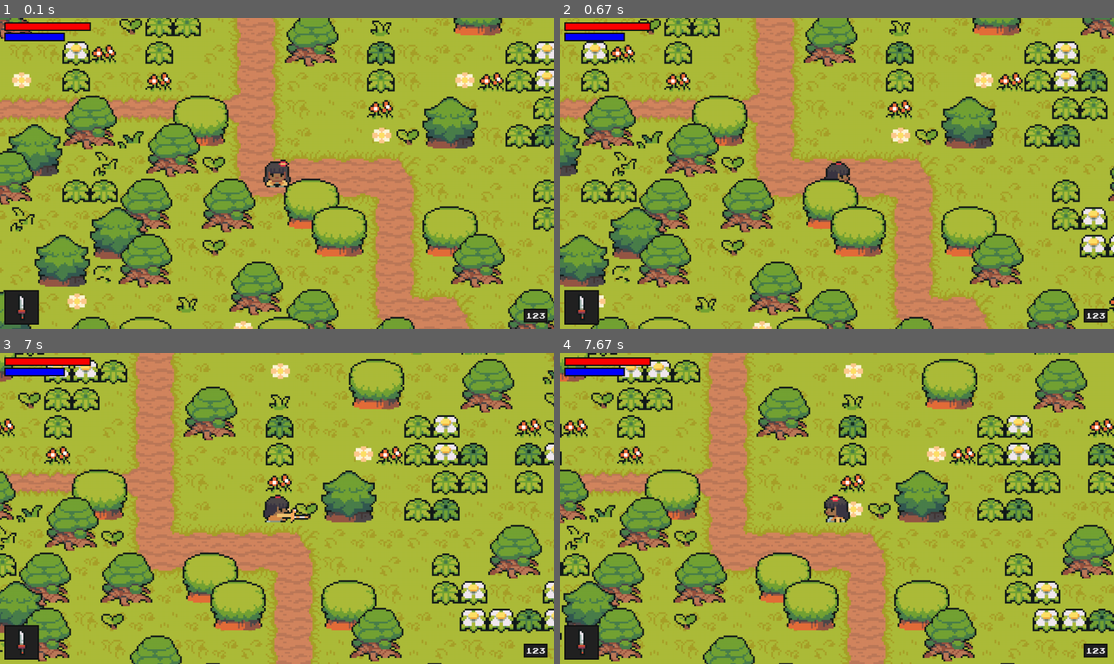
Above: before the commit, frames 1-4 (two rows, left to right).
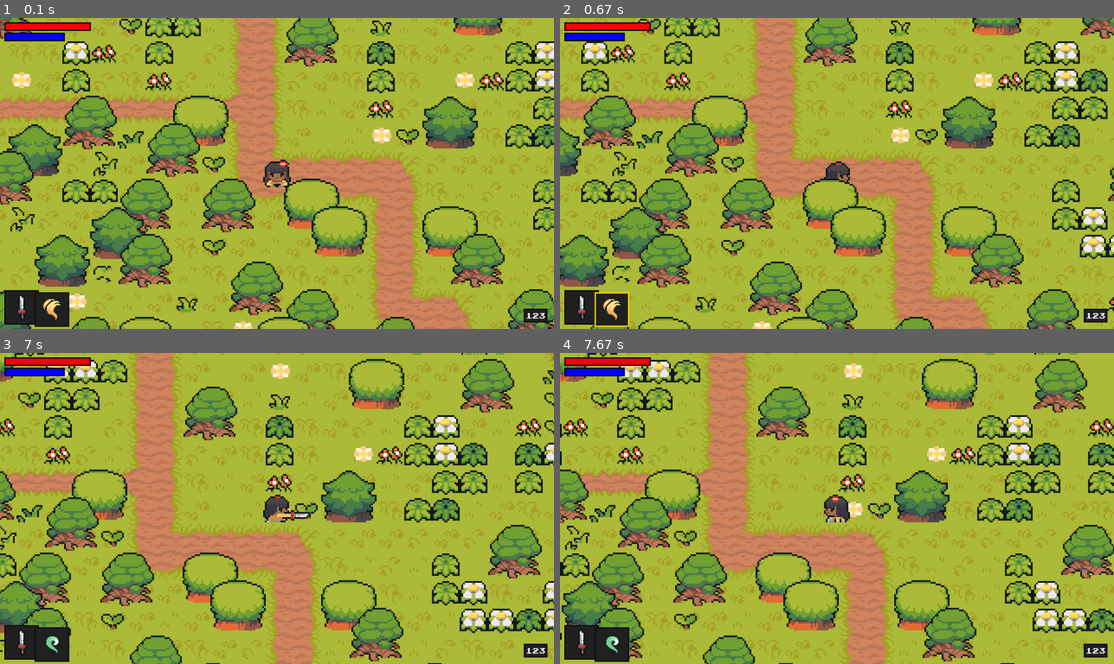
Above: after the commit, the same moments.

Repository: Millurr/twod_pygame
Game: pygame game, started from code/main.py
Same seed, same stepped clock (60 frames per second), same inputs: the game is played once before the commit and once after it.
Inputs:
- Up to frame 1 (0.1 s): no input
- Up to frame 2 (0.67 s): hold E from 0.33 s (still down); hold D from 0.33 s (still down)
- Up to frame 3 (7 s): release E at 0.8 s; release D at 0.8 s; tap Space at 0.83, 6.7 s; hold D 1.17-1.63 s; hold W 1.67-1.97 s; tap E at 1.82, 3.22, 4.38, 5.95, 6.78 s; hold D 2-2.47 s; hold A 2.5-3.03 s; hold S 3.07-3.37 s; hold A 3.4-3.8 s; hold W 3.83-4.2 s; hold D 4.23-4.87 s; hold S 4.9-5.27 s; hold A 5.3-5.77 s; hold D 5.8-6.27 s; hold W 6.3-6.6 s; hold D from 6.63 s (still down)
- Up to frame 4 (7.67 s): tap Space at 7, 7.2, 7.5 s; release D at 7.1 s; hold A from 7.13 s (still down)

The runs differ from the first frame. In frame 1, 0.6% of the frame differs, in the area x 6-13%, y 88-100%; in frame 2, 0.6%; in frame 3, 0.7%, in the area x 6-56%, y 49-100%; in frame 4, 0.6%.

Commit message:
added magic switching

Diff:
--- a/code/level.py
+++ b/code/level.py
@@ -34,7 +34,7 @@
             'object': import_csv_layout('../map/map_LargeObjects.csv')
         }
         graphics = {
-            'grass': import_folder('../graphics/Grass'),
+            'grass': import_folder('../graphics/grass'),
             'objects': import_folder('../graphics/objects')
         }
         for style, layout in layouts.items():
--- a/code/player.py
+++ b/code/player.py
@@ -34,10 +34,9 @@
         # magic
         self.create_magic = create_magic
         self.magic_index = 0
-        self.weapon = list(magic_data.keys())[self.magic_index]
+        self.magic = list(magic_data.keys())[self.magic_index]
         self.can_switch_magic = True
         self.magic_switch_time = None
-
 
         # stats
         self.stats = {'health':100, 'energy':60, 'attack':10, 'magic':4, 'speed':5}
@@ -118,6 +117,14 @@
                     self.weapon_index = 0
                 self.weapon = list(weapon_data.keys())[self.weapon_index]
 
+            if keys[pygame.K_e] and self.can_switch_magic:
+                self.can_switch_magic = False
+                self.magic_switch_time = pygame.time.get_ticks()
+                self.magic_index += 1
+                if self.magic_index == len(magic_data):
+                    self.magic_index = 0
+                self.magic = list(magic_data.keys())[self.magic_index]
+
     def move(self, speed):
         if self.direction.magnitude() != 0:
             self.direction = self.direction.normalize()
@@ -157,6 +164,10 @@
             if current_time - self.weapon_switch_time >= self.switch_duration_cooldown:
                 self.can_switch_weapon = True
 
+        if not self.can_switch_magic:
+            if current_time - self.magic_switch_time >= self.switch_duration_cooldown:
+                self.can_switch_magic = True
+
     def animate(self):
         animation = self.animations[self.status]
 
--- a/code/ui.py
+++ b/code/ui.py
@@ -18,6 +18,13 @@
             path = weapon['graphic']
             weapon = pygame.image.load(path).convert_alpha()
             self.weapon_graphics.append(weapon)
+
+        # convert magic dictionary
+        self.magic_graphics = []
+        for magic in magic_data.values():
+            path = magic['graphic']
+            magic = pygame.image.load(path).convert_alpha()
+            self.magic_graphics.append(magic)
 
     def show_bar(self, current, max_amount, bg_rect, color):
         # draw bg
@@ -58,6 +65,12 @@
         weapon_rect = weapon_surf.get_rect(center = bg_rect.center)
         self.display_surface.blit(weapon_surf, weapon_rect)
 
+    def magic_overlay(self, magic_index, has_switched):
+        bg_rect = self.selection_box(80, 635, has_switched)
+        magic_surf = self.magic_graphics[magic_index]
+        magic_rect = magic_surf.get_rect(center = bg_rect.center)
+        self.display_surface.blit(magic_surf, magic_rect)
+
     def display(self, player):
         self.show_bar(player.health, player.stats['health'], self.health_bar_rect, HEALTH_COLOR)
         self.show_bar(player.energy, player.stats['energy'], self.energy_bar_rect, ENERGY_COLOR)
@@ -65,4 +78,4 @@
         self.show_exp(player.exp)
 
         self.weapon_overlay(player.weapon_index, not player.can_switch_weapon)
-        # self.selection_box(80, 635, player.can_switch_weapon) # magic
+        self.magic_overlay(player.magic_index, not player.can_switch_magic)
